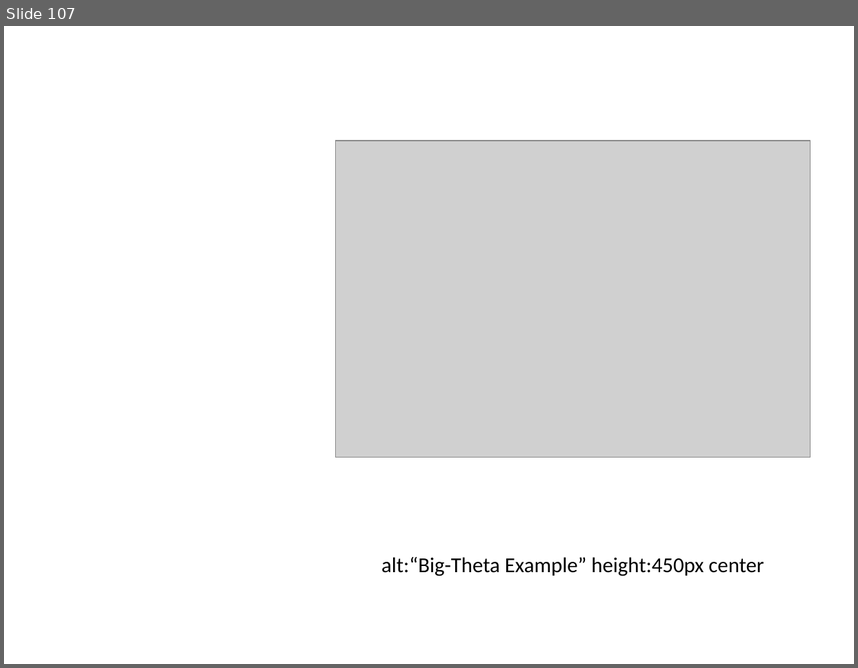
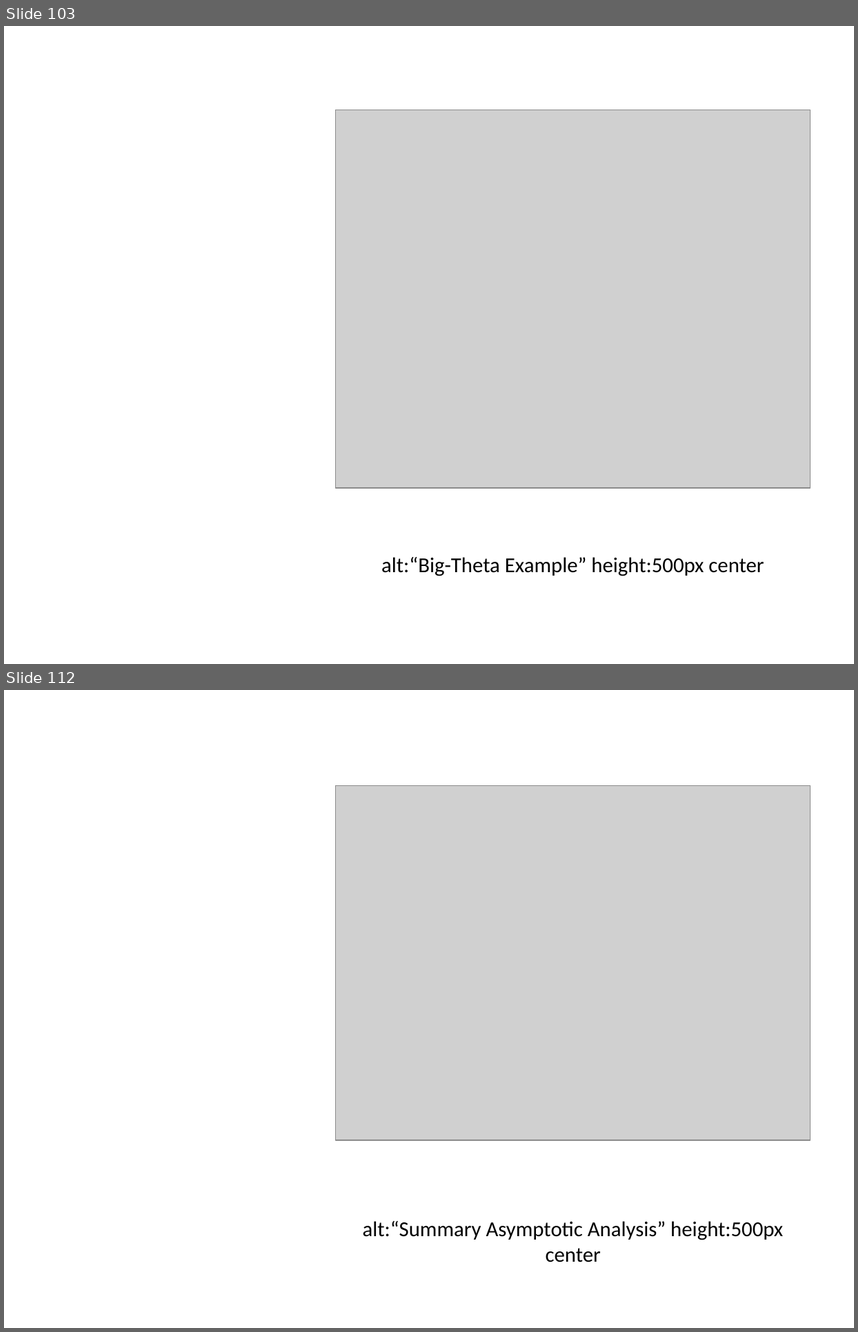
Before and after one commit to ucoruh/ce100-algorithms-and-programming-II, a slide deck: docs/week-1/ce100-week-1-intro.md_word.pptx. Shown one above the other, each under a label of ours: slide 107 before the commit, slides 103 and 112 after it; the slides between them are not shown. The pictures are 858x668 and 858x1332 pixels, drawn with LibreOffice and Linux fonts; fonts in the diff are those of the drawing; grey boxes stand for pictures. Boxes give left, top, right and bottom in pixels: in the first picture for what was removed or moved away, otherwise in the second. Text is boxed around its words. In the diff, an @@ line names an element or a change of style, - is before the commit and + after.

```diff
--- a/docs/week-1/ce100-week-1-intro.md_word.pptx
+++ b/docs/week-1/ce100-week-1-intro.md_word.pptx
@@ slide 112 added at [4, 690, 854, 1328], background #FFFFFF @@
@@ picture added at [335, 785, 810, 1140] @@
@@ text added at [363, 1221, 783, 1262], 18 pt, text #000000 @@
+alt:“Summary Asymptotic Analysis” height:500px center
@@ what was slide 107 is now slide 103 @@
@@ slide 103 changed as well @@
@@ picture: place and size @@
-picture at [335, 141, 810, 457]
+picture at [335, 110, 810, 488]
@@ text at [381, 557, 764, 576]: text changed @@
-alt:“Big-Theta Example” height:450px center
+alt:“Big-Theta Example” height:500px center
```
Also in this commit, not shown: 10 other slides changed, 7 slides removed, 33 other files.
